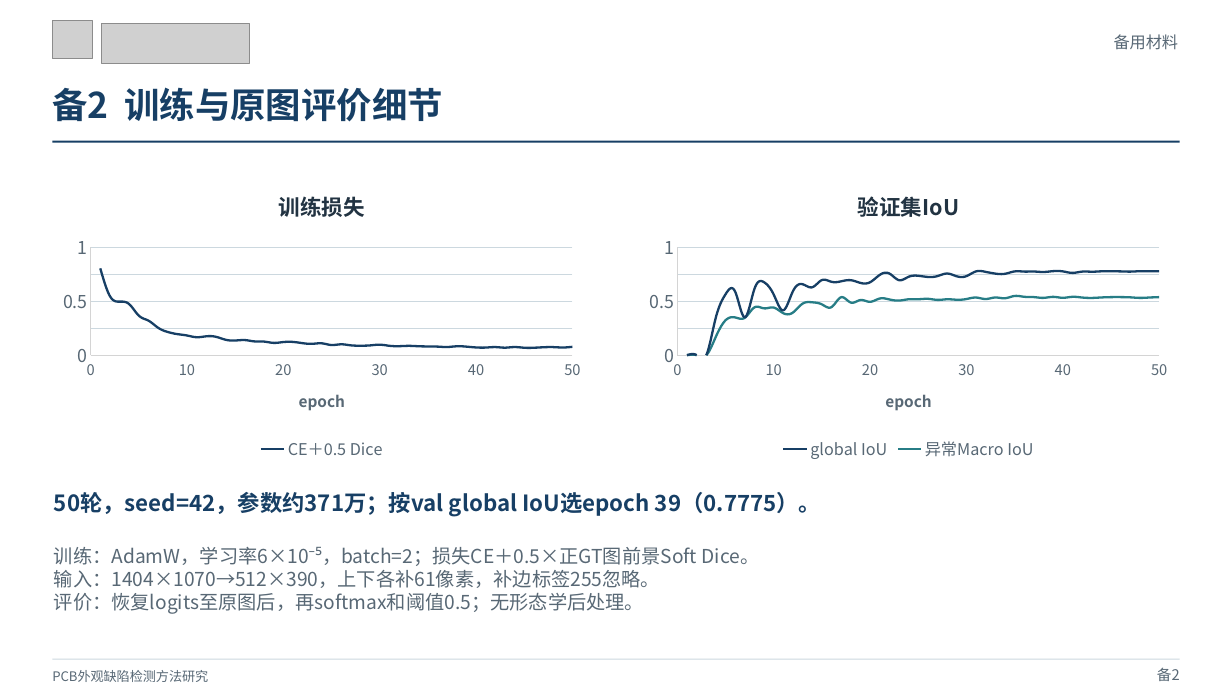
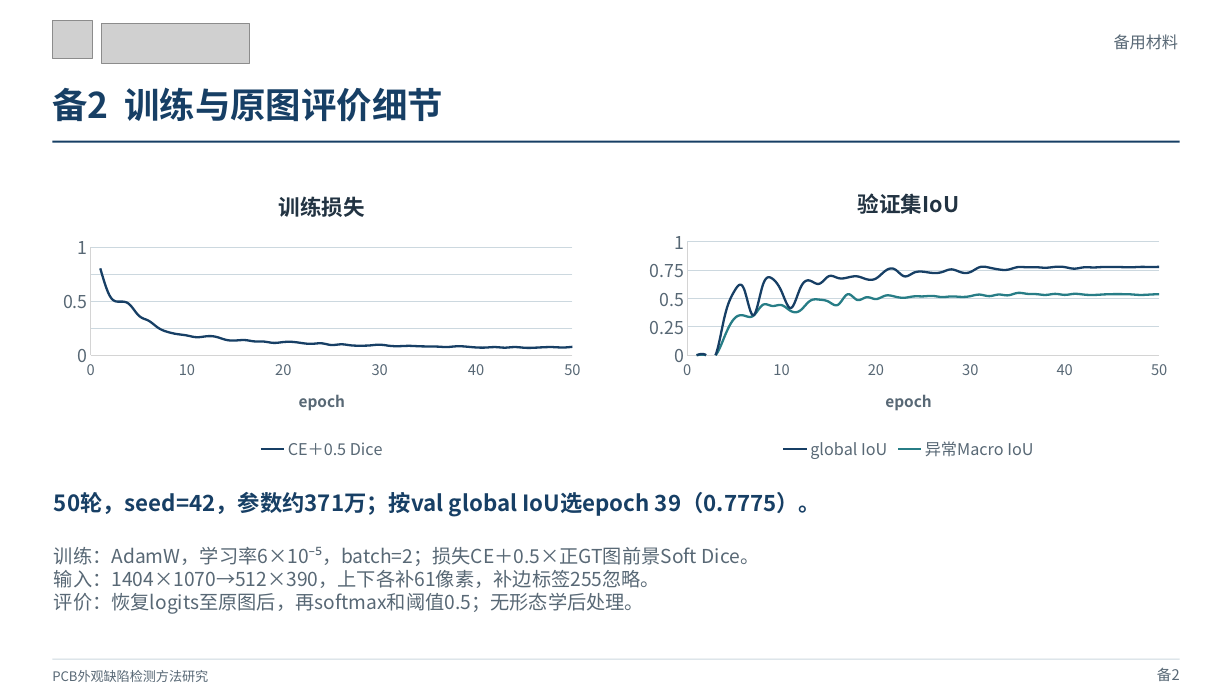
Before and after one commit to lrw-666/AI_Try, a slide deck: slide 16 of docs/presentations/pcb-thesis-proposal/pcb-thesis-proposal-optimized-20261118.pptx. Drawn at 1232x693 pixels with LibreOffice and Linux fonts; fonts in the diff are those of the drawing; grey boxes stand for pictures. Boxes give left, top, right and bottom in pixels: in the first picture for what was removed or moved away, otherwise in the second. Text is boxed around its words. In the diff, an @@ line names an element or a change of style, - is before the commit and + after.

```diff
--- a/docs/presentations/pcb-thesis-proposal/pcb-thesis-proposal-optimized-20261118.pptx
+++ b/docs/presentations/pcb-thesis-proposal/pcb-thesis-proposal-optimized-20261118.pptx
@@ scatter smooth chart at (639, 174, 1178, 463) @@
@@ title "验证集IoU " to "验证集IoU" @@
@@ category axis title "epoch " to "epoch" @@
@@ category axis changed @@
@@ value axis changed @@
```
Also in this commit, not shown: 13 other slides changed, 2 other files.
